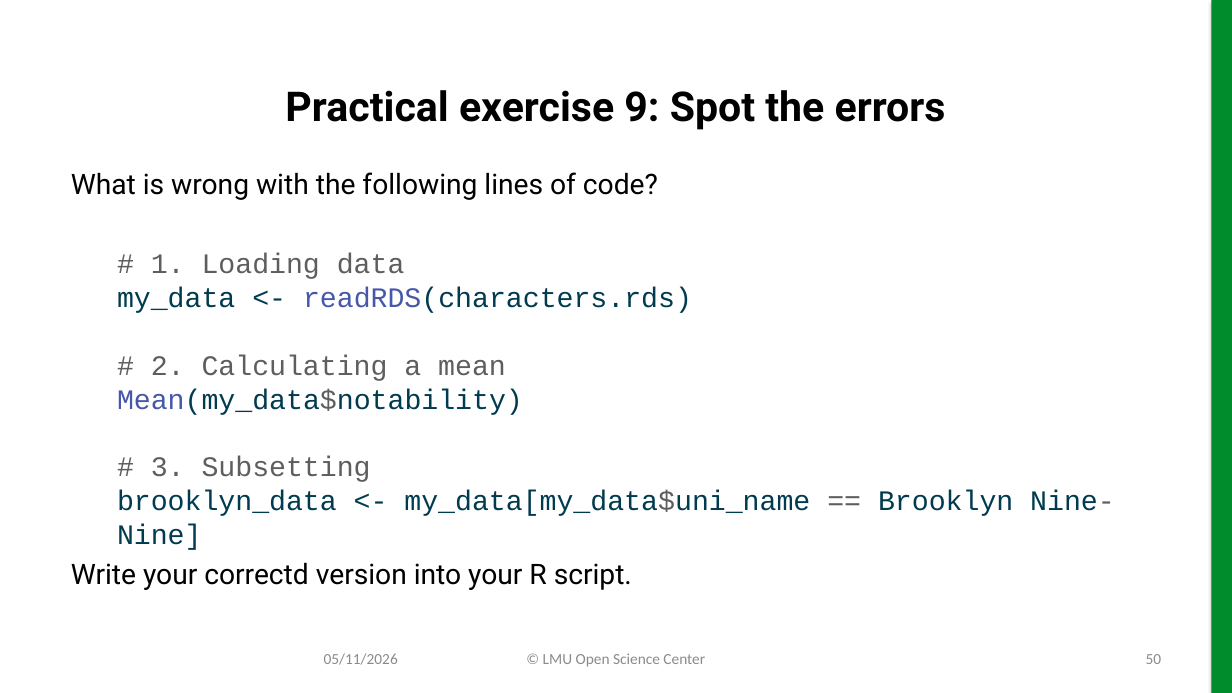
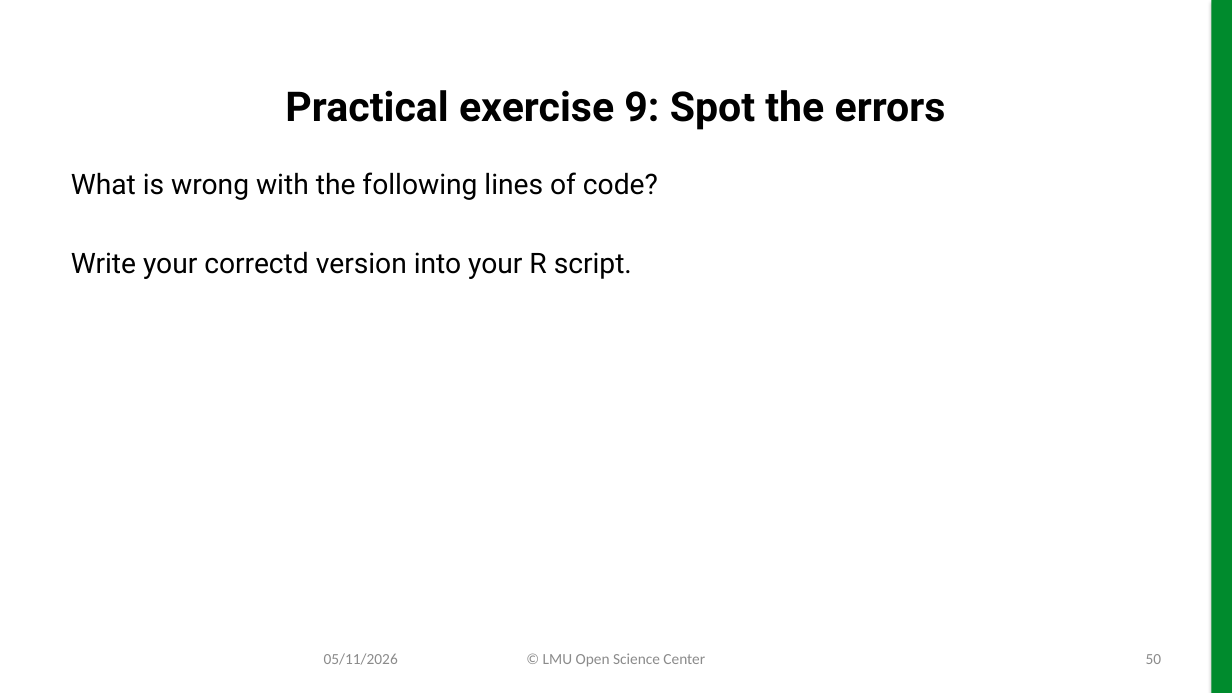
Before and after one commit to lmu-osc/slides-r-part-II, a slide deck: slide 50 of slides-r-part-II.pptx. Drawn at 1232x693 pixels with LibreOffice and Linux fonts; fonts in the diff are those of the drawing; background and template pictures are left out. Boxes give left, top, right and bottom in pixels: in the first picture for what was removed or moved away, otherwise in the second. Text is boxed around its words. In the diff, an @@ line names an element or a change of style, - is before the commit and + after.

```diff
--- a/slides-r-part-II.pptx
+++ b/slides-r-part-II.pptx
@@ text at (117, 253, 1115, 550): paragraph removed @@
-# 1. Loading data
-my_data <- readRDS(characters.rds)
-# 2. Calculating a mean
-Mean(my_data$notability)
-# 3. Subsetting
-brooklyn_data <- my_data[my_data$uni_name == Brooklyn Nine-Nine]
```
Also in this commit, not shown: 10 other slides changed, 34 other files.
